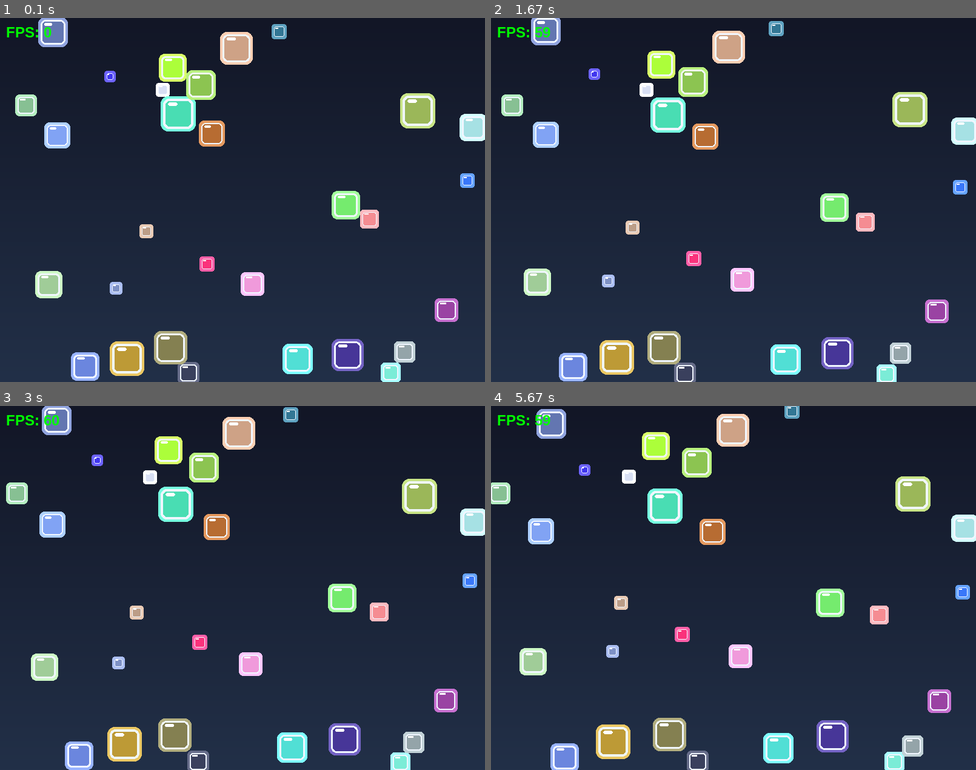
Above: before the commit, frames 1-4 (two rows, left to right).
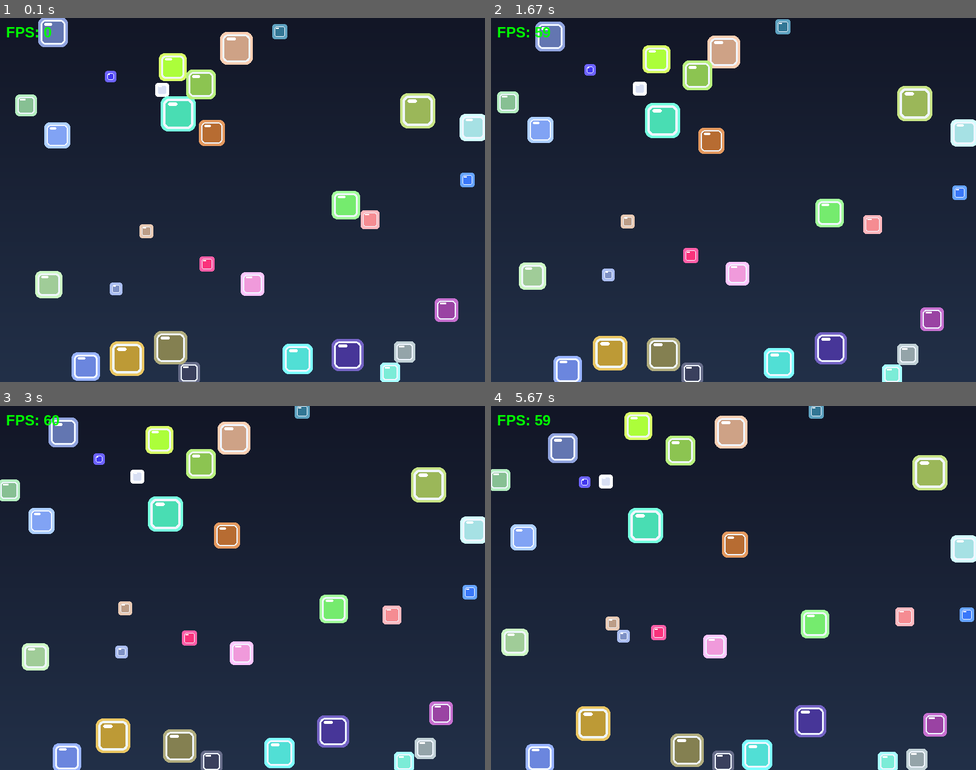
Above: after the commit, the same moments.

Repository: JustinDCosta/lab10-updated-pygame
Game: pygame game, started from main.py
Two runs of this game, one before a commit and one after it. Both use one fixed random seed, a clock stepped at 60 frames per second and the inputs below.
Inputs:
- Up to frame 1 (0.1 s): no input
- Up to frame 2 (1.67 s): no input
- Up to frame 3 (3 s): no input
- Up to frame 4 (5.67 s): no input

The runs differ from the first frame. In frame 1, 0.4% of the frame differs, in the area x 14-98%, y 1-100%; in frame 2, 10%; in frame 3, 14%; in frame 4, 18%, in the area x 0-100%, y 0-100%.

Commit message:
Strengthen magnet-like flee separation solver

Diff:
--- a/main.py
+++ b/main.py
@@ -17,9 +17,9 @@
 SQUARE_MIN_SIZE: int = 10  # Smallest square size
 SQUARE_MAX_SIZE: int = 50  # Largest square size
 SQUARE_BORDER_COLOR: tuple[int, int, int] = (240, 246, 255)
-SPEED_MIN: int = 2
-SPEED_MAX: int = 4
-GLOBAL_MAX_SPEED: float = 8.0
+SPEED_MIN: int = 10
+SPEED_MAX: int = 20
+GLOBAL_MAX_SPEED: float = 15.0
 COLOR_MIN: int = 50
 COLOR_MAX: int = 255
 JITTER_CHANCE: float = 0.05
Not shown, changed: JOURNAL.md
